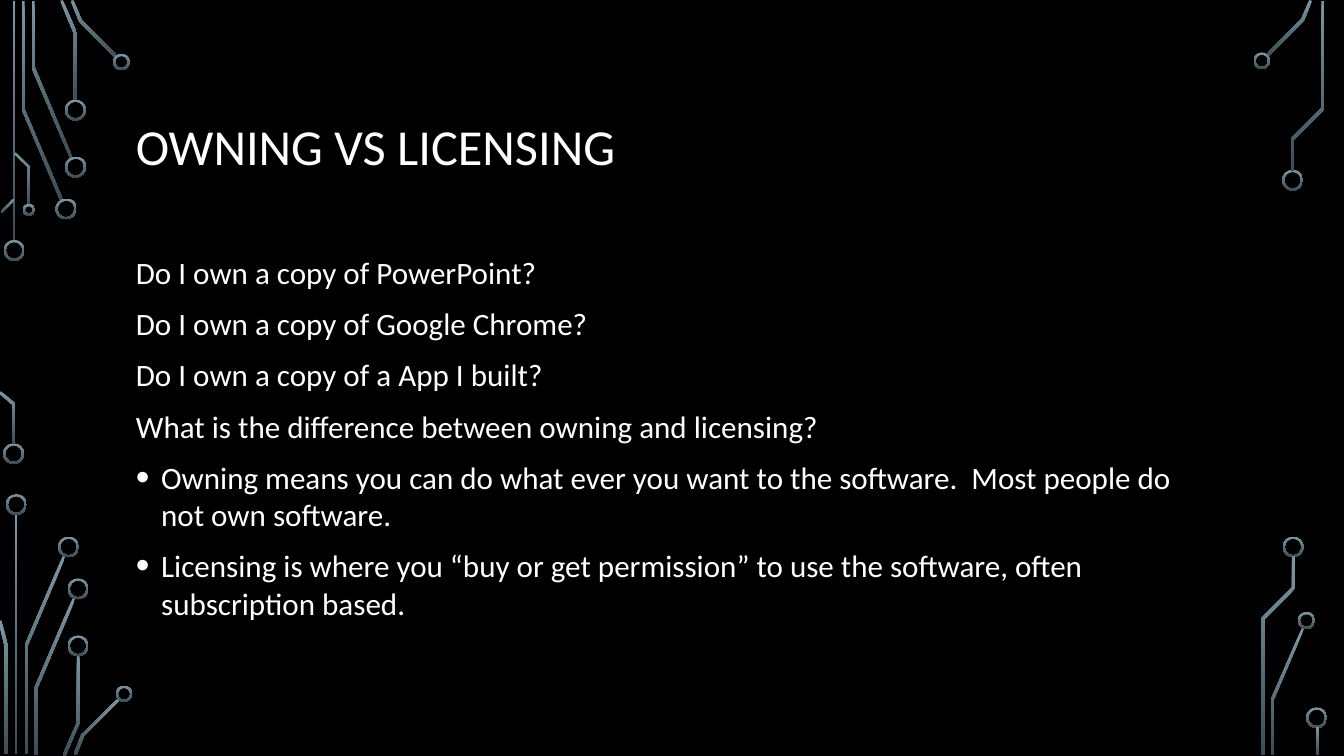
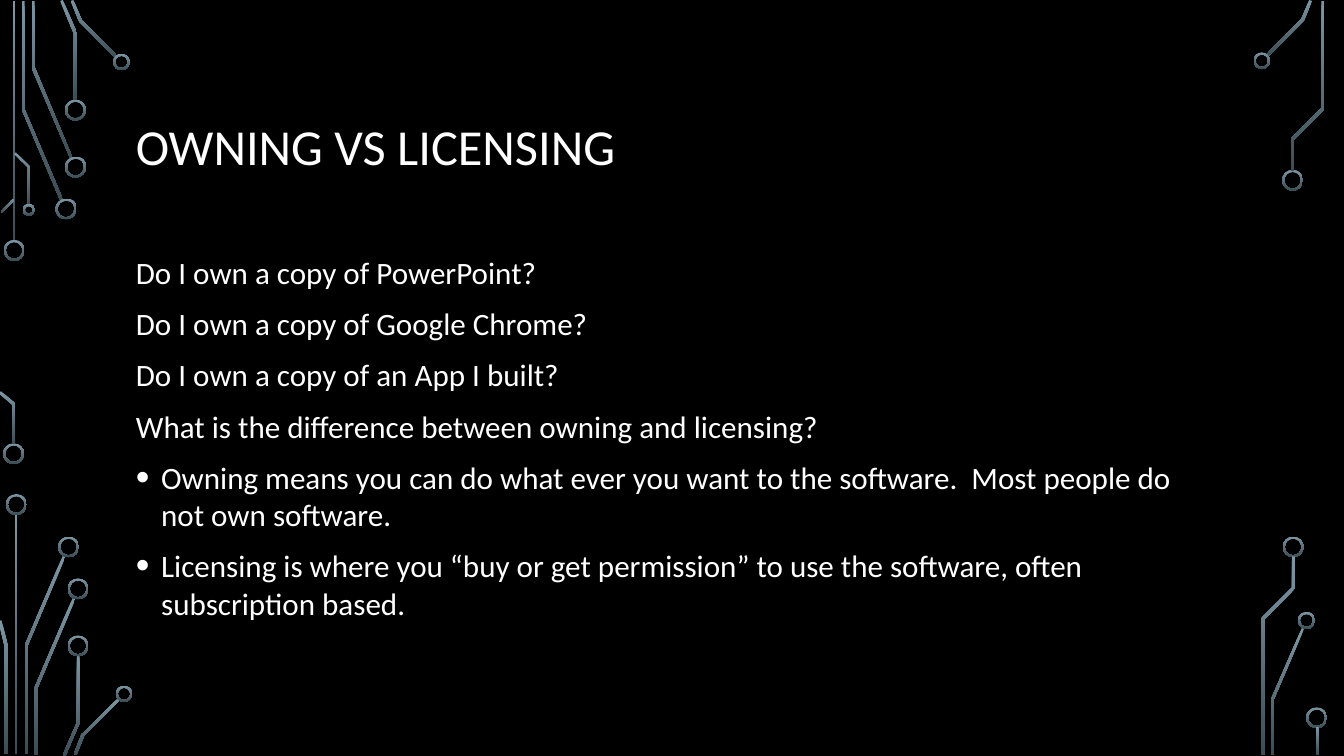
Before and after one commit to rbaker26/Programming-Merit-Badge, a slide deck: slide 31 of ProgrammingMB.pptx (slide 29 before the commit). Drawn at 1344x756 pixels with LibreOffice and Linux fonts; fonts in the diff are those of the drawing; background and template pictures are left out. Boxes give left, top, right and bottom in pixels: in the first picture for what was removed or moved away, otherwise in the second. Text is boxed around its words. In the diff, an @@ line names an element or a change of style, - is before the commit and + after.

```diff
--- a/ProgrammingMB.pptx
+++ b/ProgrammingMB.pptx
@@ text at (136, 364, 559, 391): text changed @@
-Do I own a copy of a App I built?
+Do I own a copy of an App I built?
```
Also in this commit, not shown: 4 other slides changed, 3 slides added, 2 slides removed.
